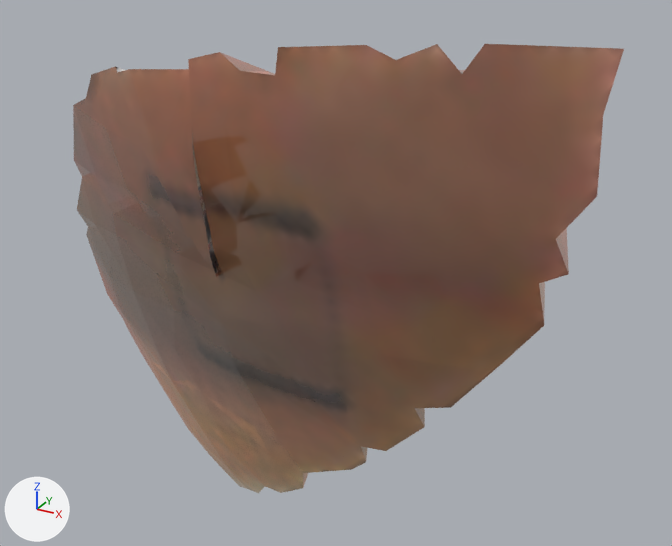
The glTF model obj/Ceramic002.gltf: old version first, new version second.
Camera for both pictures: a camera (50 mm lens) standing at (0.0052, -0.059, 0.3085) and looking at (-0.0591, 0.0579, 0.2501). Arrows for +X, +Y and +Z are at lower left; the lights stay in place. Where no turn or scale is listed for an object, it has been applied to the vertices.

Names of what the first picture shows: 'Ceramic002', 'Ceramic002_001', 'Ceramic002_002', 'Ceramic002_003', 'Ceramic002_004'.
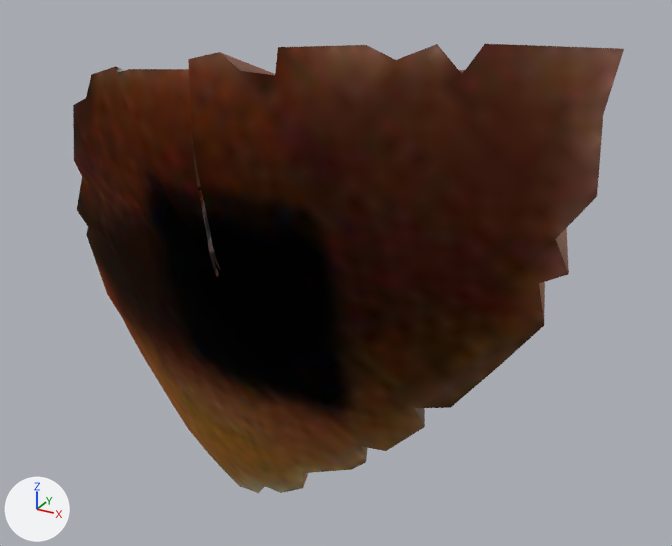
Edits to the bpy script that builds the scene:
```text
Add mat_harrow:
    mat_harrow = bpy.data.materials.new('Harrow')
    # colours: black #000000
    # uses the picture img_branalp_diffuse_baked_jpg
Change me_plane_047:
    where me_plane_047.from_pydata(...)  # 45 vertices, 86 faces; spans x -0.0098..0.0041, y -0.0062..0.0072, z -0.0153..0.014
    remove me_plane_047.materials.append(mat_branalp)
    add me_plane_047.materials.append(mat_harrow)
Change me_plane_077:
    where me_plane_077.from_pydata(...)  # 121 vertices, 238 faces; spans x -0.0203..0.0302, y -0.008..0.0084, z -0.0173..0.0245
    remove me_plane_077.materials.append(mat_branalp)
    add me_plane_077.materials.append(mat_harrow)
Change me_plane_078:
    where me_plane_078.from_pydata(...)  # 79 vertices, 154 faces; spans x -0.0252..0.0166, y -0.0114..0.0186, z -0.0257..0.0261
    remove me_plane_078.materials.append(mat_branalp)
    add me_plane_078.materials.append(mat_harrow)
Change me_plane_079:
    where me_plane_079.from_pydata(...)  # 92 vertices, 180 faces; spans x -0.0267..0.0308, y -0.0166..0.0213, z -0.0331..0.0252
    remove me_plane_079.materials.append(mat_branalp)
    add me_plane_079.materials.append(mat_harrow)
Change me_plane_080:
    where me_plane_080.from_pydata(...)  # 67 vertices, 130 faces; spans x -0.0194..0.0266, y -0.0073..0.01, z -0.0202..0.0112
    remove me_plane_080.materials.append(mat_branalp)
    add me_plane_080.materials.append(mat_harrow)
```

Location of each change, (x1, y1, x2, y2) in pixels of the pictures (672 x 546 px):
'Ceramic002_001', recoloured: (188, 44, 624, 373) in both
'Ceramic002_003', recoloured: (118, 289, 355, 493) in both
'Ceramic002_004', recoloured: (189, 278, 490, 468) in both
'Ceramic002_002', recoloured: (73, 66, 223, 311) in both
'Ceramic002', recoloured: (116, 69, 219, 277) in both
